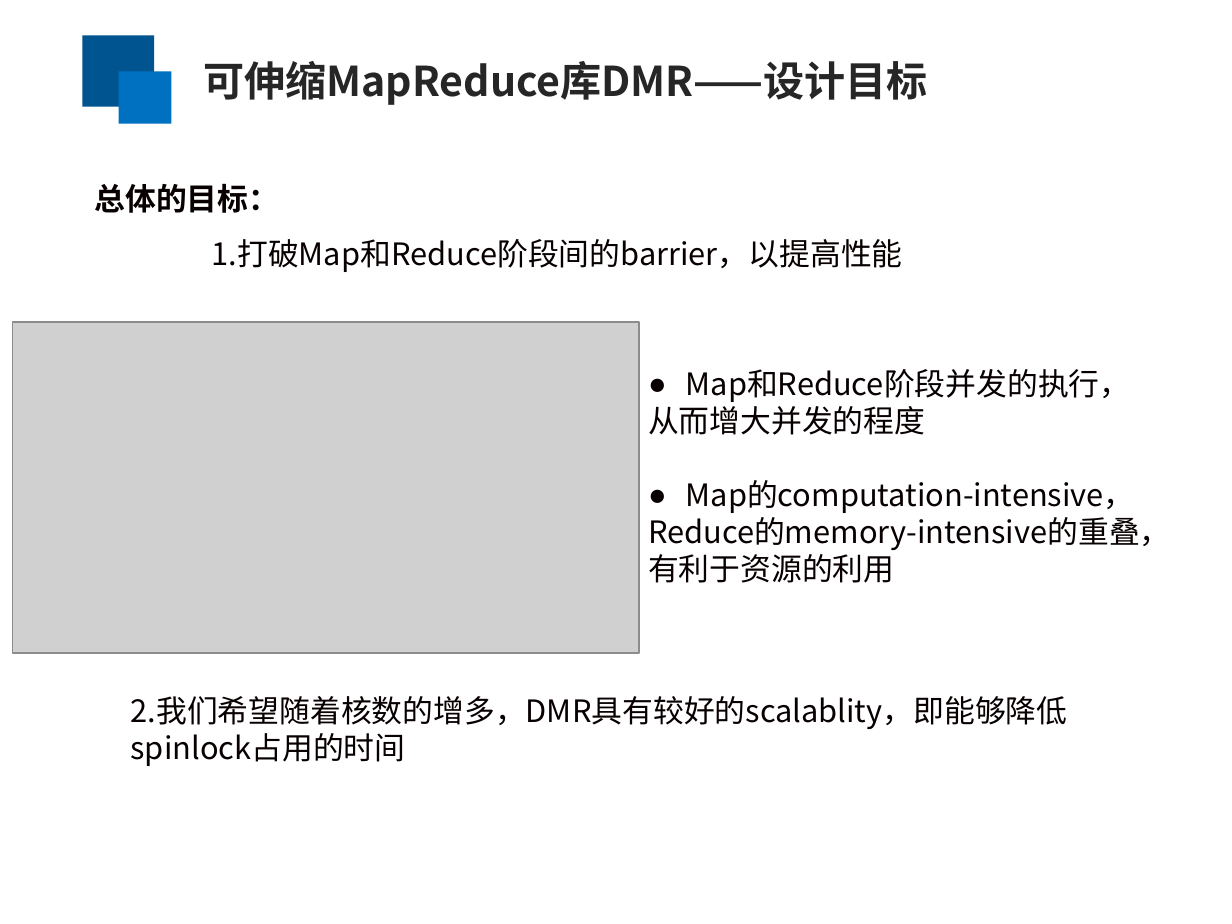
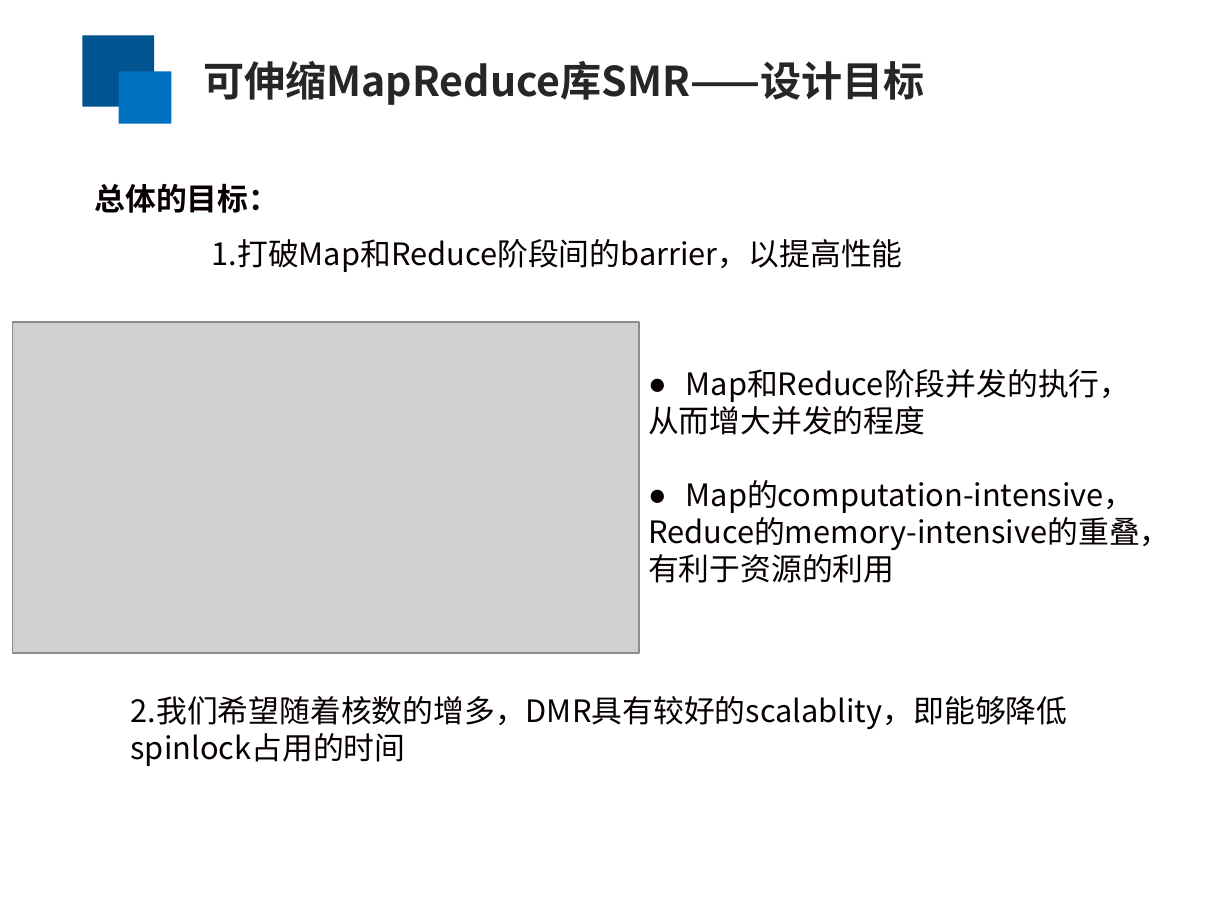
Before and after one commit to yufenyu/work, a slide deck: slide 6 of dmr_paper/paper/chinaSys-2016.ppt. Drawn at 1232x924 pixels with LibreOffice and Linux fonts; fonts in the diff are those of the drawing; grey boxes stand for pictures. Boxes give left, top, right and bottom in pixels: in the first picture for what was removed or moved away, otherwise in the second. Text is boxed around its words. In the diff, an @@ line names an element or a change of style, - is before the commit and + after.

```diff
--- a/dmr_paper/paper/chinaSys-2016.ppt
+++ b/dmr_paper/paper/chinaSys-2016.ppt
@@ text at bbox=[203, 61, 924, 105]: text changed @@
-可伸缩MapReduce库DMR——设计目标
+可伸缩MapReduce库SMR——设计目标
```
Also in this commit, not shown: 9 other slides changed.
